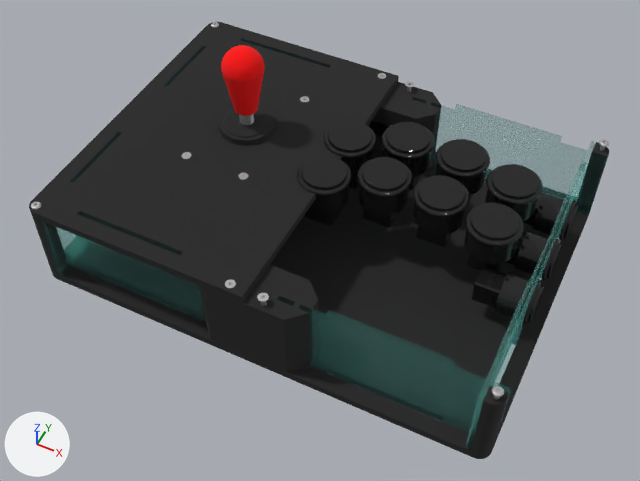
Renders of the Blender file Wanderer/wanderer.blend from each side of a commit.
The view is the same before and after, from a 50 mm lens placed at (312.0, -242.0, 425.0), pointed at (153.0, 77.0, 27.0). Arrows for +X, +Y and +Z are at lower left; the lights stay in place.

Names of what the first picture shows: 'Bottom.Screwed.Left', 'Bottom.Screwed.Right', 'Buttonheads', 'Crown 30mm', 'Crown 30mm.001', 'Crown 30mm.002', 'Crown 30mm.003', 'Dustwasher', 'Frame.BackLeft', 'Frame.BackRight', 'Frame.FrontRight', 'Frame.Right', 'Posts.BackDivider', 'S2P.Left', 'Top Panel'.
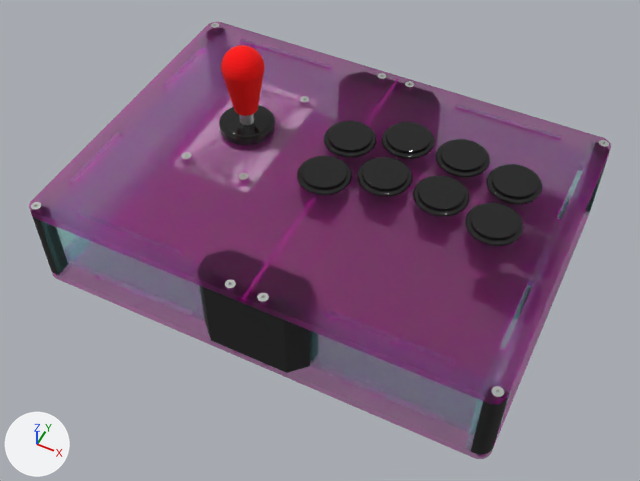
Pixel boxes [x1, y1, x2, y2] of what changed, in the pictures (640 x 481 px):
'S2P.Right', shown: after [242, 76, 611, 404]
'Bottom.Screwed.Right', recoloured (black to purple): [248, 164, 591, 459] in both
'Bottom.Screwed.Left', recoloured (black to purple): [52, 185, 359, 361] in both
'Buttonheads', deleted: before [31, 22, 609, 400]
part 1 of me_vert_021, built on: after [485, 136, 611, 399]
part 2 of me_vert_021, recoloured (purple): after [242, 76, 611, 404]
part 3 of me_vert_013, built on: [29, 22, 224, 214] in both
part 4 of me_vert_013, recoloured (black to purple): [30, 23, 398, 302] in both
part 5 of me_vert_012, added: after [31, 202, 41, 209]
part 6 of me_vert_012, added: after [492, 386, 504, 397]
part 7 of me_vert_012, added: after [599, 140, 609, 147]
'Frame.FrontRight', unchanged, covered by the edit: before [412, 97, 608, 215]; after [455, 104, 607, 215]
'Frame.Right', unchanged, covered by the edit: before [465, 141, 596, 451]; after [465, 164, 585, 451]
'Posts.FrontDivider', unchanged, covered by the edit: before [367, 82, 441, 171]
'HOME', unchanged, covered by the edit: before [472, 266, 544, 324]

The change, as a diff of the scene's bpy script:
```diff
--- a/Wanderer/wanderer.blend.py
+++ b/Wanderer/wanderer.blend.py
@@ mat_atomic_purp @@
+mat_atomic_purp = bpy.data.materials.new('Atomic Purp')
+# nodes: BsdfPrincipled, BsdfTransparent, LightPath, MixShader, OutputMaterial
+# colours: pink #d700b2
@@ me_vert_013 @@
 # used by ob_s2p_left; location = (0.0, 0.0, 50.0); scale = (-1.0, -1.0, 1.0)
-me_vert_013.from_pydata(...)  # 454 vertices, 416 faces; spans x -145.0..0.0, y -210.0..0.0, z 0.0..5.0
+me_vert_013.from_pydata(...)  # 518 vertices, 480 faces; spans x -145.0..0.0, y -210.0..0.0, z 0.0..5.0
+# me_vert_013 part 3
+# 64 faces are deleted
+# 6 vertices in x -5.0..-3.0, y -207.0..-5.0, z 5.0 move by (1.0, -1.0, 0.0)
+# 6 vertices in x -5.0..-3.0, y -205.0..-3.0, z 5.0 move by (1.0, 1.0, 0.0)
+# 6 vertices in x -6.0..-4.0, y -203.0..-3.0, z 5.0 move by (0.0, 1.0, 0.0)
+# 6 vertices in x -7.0..-5.0, y -205.0..-3.0, z 5.0 move by (-1.0, 1.0, 0.0)
+# 6 vertices in x -7.0, y -206.0..-4.0, z 5.0 move by (-1.0, 0.0, 0.0)
+# 6 vertices in x -7.0..-5.0, y -207.0..-5.0, z 5.0 move by (-1.0, -1.0, 0.0)
+# 28 vertices move from x -6.0..-3.0, y -207.0..-4.0, z 5.0 to x -8.0..-1.0, y -209.0..-2.0, z 5.0
+# 64 new vertices lie (0.0, 0.0, 4.0) away from vertices in x -7.0..-3.0, y -207.0..-3.0, z 0.0
+# 128 new faces join them
+# me_vert_013 part 4: 352 faces spanning x -145.0..0.0, y -210.0..0.0, z 0.0..5.0 switch from mat_black (black #222222) to mat_atomic_purp
@@ me_vert_021 @@
 # used by ob_s2p_right; location = (0.0, 0.0, 50.0); scale = (-1.0, -1.0, 1.0)
-me_vert_021.from_pydata(...)  # 754 vertices, 798 faces; spans x -290.0..-145.0, y -210.0..0.0, z 0.0..5.0
+me_vert_021.from_pydata(...)  # 818 vertices, 862 faces; spans x -290.0..-145.0, y -210.0..0.0, z 0.0..5.0
+# me_vert_021 part 1
+# 64 faces are deleted
+# 6 vertices in x -287.0..-285.0, y -205.0..-3.0, z 5.0 move by (-1.0, 1.0, 0.0)
+# 6 vertices in x -287.0, y -206.0..-4.0, z 5.0 move by (-1.0, 0.0, 0.0)
+# 6 vertices in x -287.0..-285.0, y -207.0..-5.0, z 5.0 move by (-1.0, -1.0, 0.0)
+# 6 vertices in x -285.0..-283.0, y -207.0..-5.0, z 5.0 move by (1.0, -1.0, 0.0)
+# 6 vertices in x -285.0..-283.0, y -205.0..-3.0, z 5.0 move by (1.0, 1.0, 0.0)
+# 6 vertices in x -286.0..-284.0, y -203.0..-3.0, z 5.0 move by (0.0, 1.0, 0.0)
+# 28 vertices move from x -286.0..-283.0, y -207.0..-4.0, z 5.0 to x -288.0..-281.0, y -209.0..-2.0, z 5.0
+# 64 new vertices lie (0.0, 0.0, 4.0) away from vertices in x -287.0..-283.0, y -207.0..-3.0, z 0.0
+# 128 new faces join them
+# me_vert_021 part 2: 734 faces spanning x -290.0..-145.0, y -210.0..0.0, z 0.0..5.0 switch from mat_black (black #222222) to mat_atomic_purp
@@ me_vert_023 @@
 me_vert_023.from_pydata(...)  # 530 vertices, 586 faces; spans x -145.0..0.0, y -210.0..0.0, z 0.0..6.0
-me_vert_023.materials.append(mat_black)  # black #222222
+me_vert_023.materials.append(mat_atomic_purp)
@@ me_vert_026 @@
 me_vert_026.from_pydata(...)  # 530 vertices, 586 faces; spans x -145.0..0.0, y -210.0..0.0, z 0.0..6.0
-me_vert_026.materials.append(mat_black)  # black #222222
+me_vert_026.materials.append(mat_atomic_purp)
@@ me_circle @@
 me_circle.from_pydata(...)  # 224 vertices, 194 faces; spans x -15.0..15.0, y -15.0..15.0, z 4.0..5.0
-me_circle.materials.append(mat_black)  # black #222222
+me_circle.materials.append(mat_glossy_black)  # black #333333
@@ me_vert_012 @@
 me_vert_012.from_pydata(...)  # 432 vertices, 440 faces; spans x -3.0..23.0, y -3.0..203.0, z -5.0..1.0
+# me_vert_012 part 5: the loose piece of 108 vertices spanning x -3.0..3.0, y -3.0..3.0, z -5.0..1.0 is copied, and the copy is moved by (-130.0, 0.0, 0.0); it spans x -133.0..-127.0, y -3.0..3.0, z -5.0..1.0
+# me_vert_012 part 6: the loose piece of 108 vertices spanning x 17.0..23.0, y -3.0..3.0, z -5.0..1.0 is copied, and the copy is moved by (130.0, 0.0, 0.0); it spans x 147.0..153.0, y -3.0..3.0, z -5.0..1.0
+# me_vert_012 part 7: the loose piece of 108 vertices spanning x 17.0..23.0, y 197.0..203.0, z -5.0..1.0 is copied, and the copy is moved by (130.0, 0.0, 0.0); it spans x 147.0..153.0, y 197.0..203.0, z -5.0..1.0
 me_vert_012.materials.append(mat_chrome)
@@ ob_s2p_right @@
 _m = ob_s2p_right.modifiers.new('Boolean', 'BOOLEAN')
 _m.object = ob_s2p_layout
-ob_s2p_right.hide_render = True
@@ ob_buttonheads @@
-ob_buttonheads = bpy.data.objects.new('Buttonheads', me_circle_018)
```
